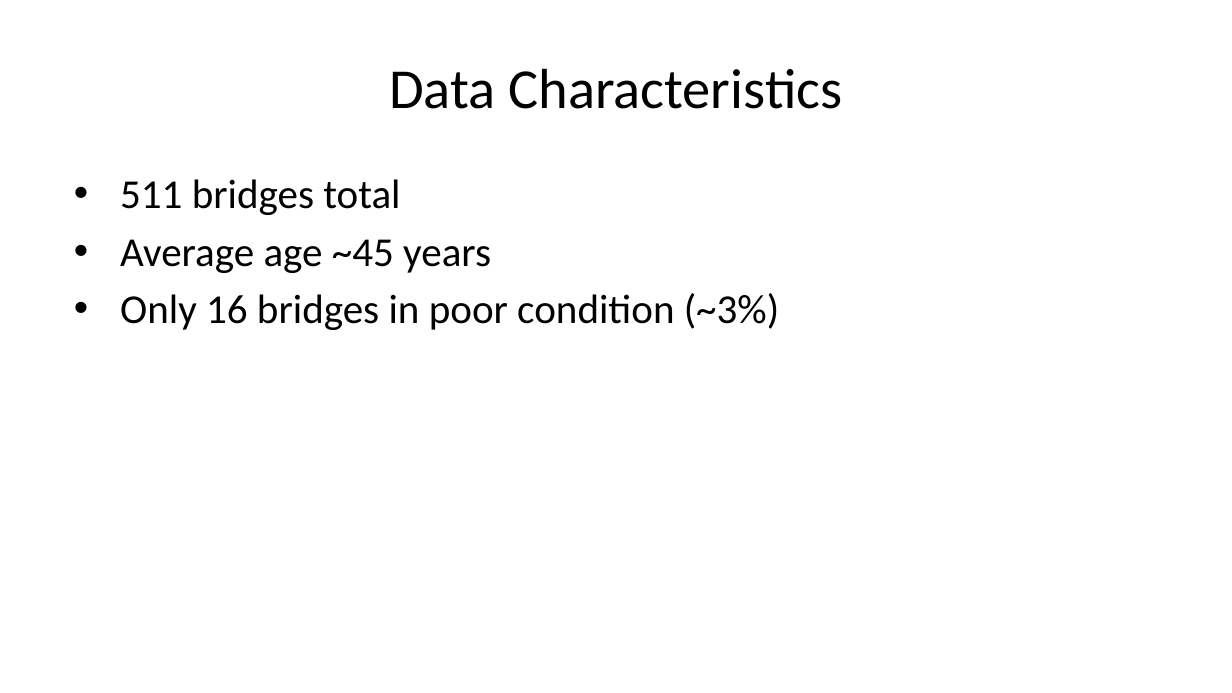
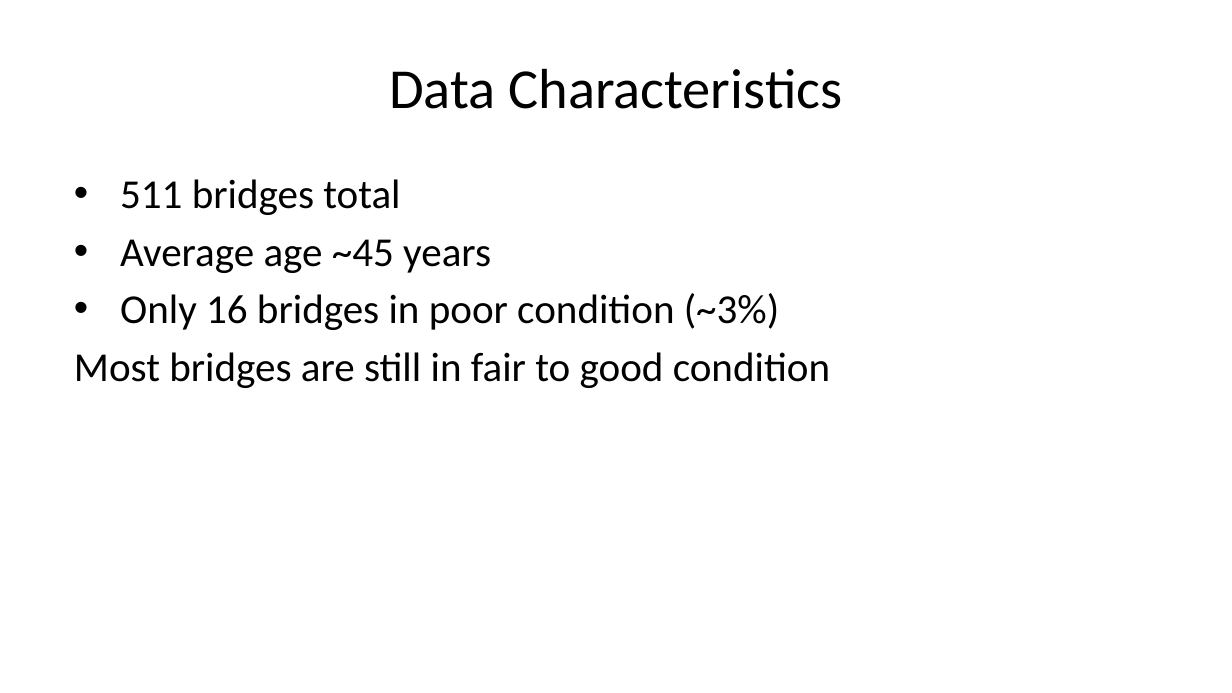
Before and after one commit to unl-statistics/business-report-MRB2429, a slide deck: slide 8 of slides.pptx (slide 7 before the commit). Drawn at 1232x693 pixels with LibreOffice and Linux fonts; fonts in the diff are those of the drawing. Boxes give left, top, right and bottom in pixels: in the first picture for what was removed or moved away, otherwise in the second. Text is boxed around its words. In the diff, an @@ line names an element or a change of style, - is before the commit and + after.

```diff
--- a/slides.pptx
+++ b/slides.pptx
@@ text at (x1=74, y1=352, x2=830, y2=388): paragraph added @@
+Most bridges are still in fair to good condition
```
Also in this commit, not shown: 5 other slides changed, 1 slide added, 4 other files.
